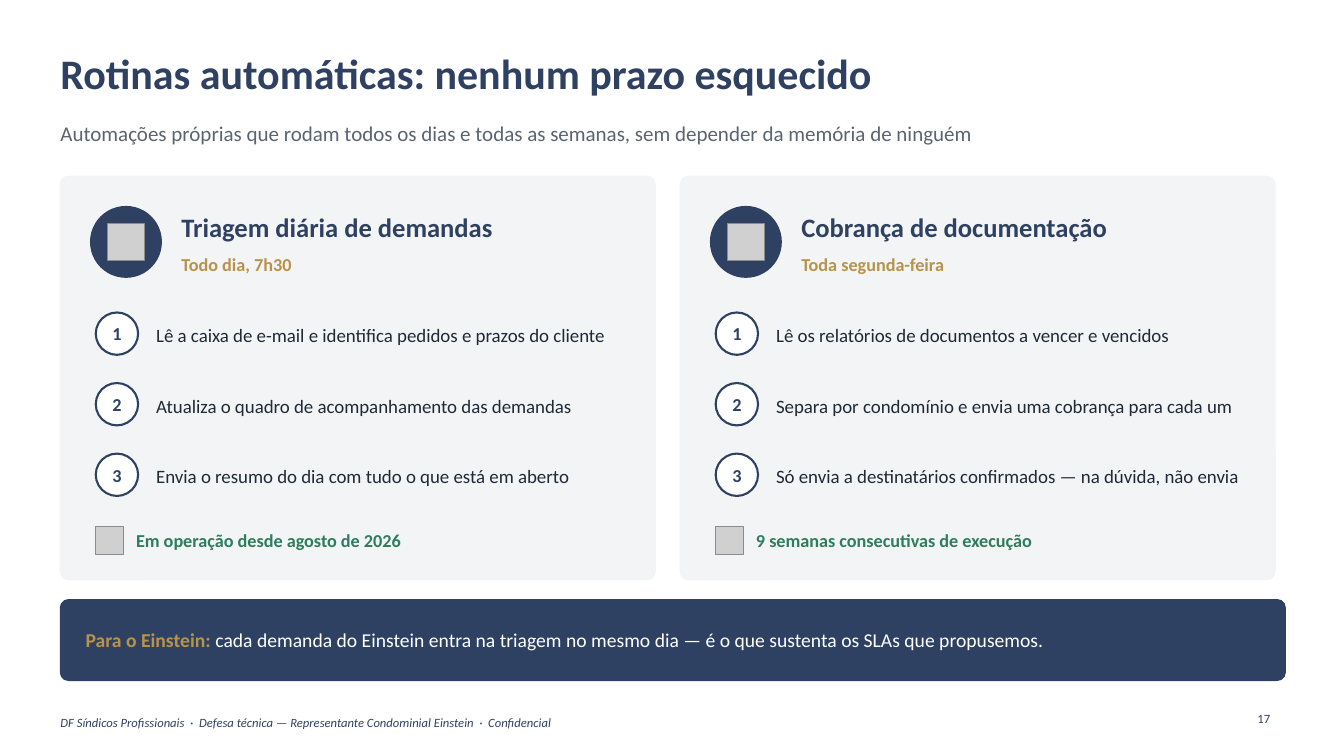
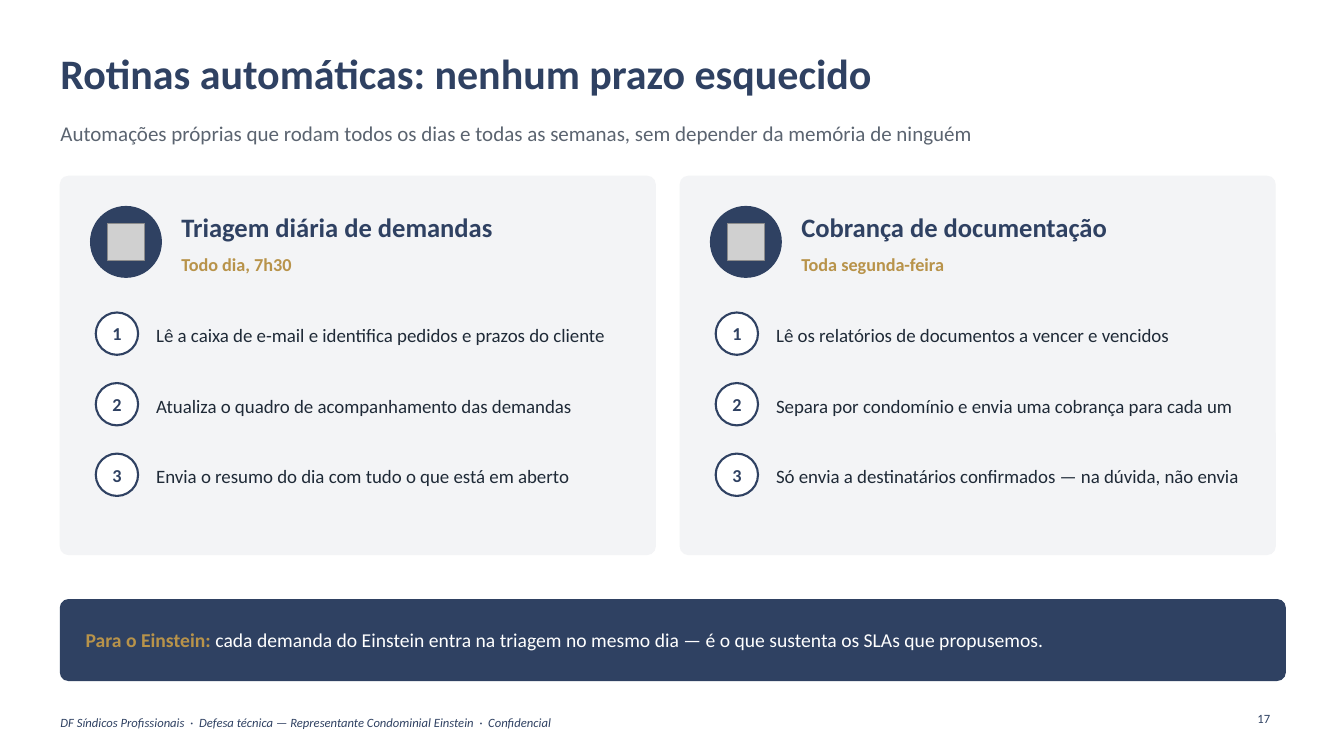
Before and after one commit to caiogavioli/Brainstorm, a slide deck: slide 17 of entregas/apresentacao-13-10/DF_Apresentacao_Einstein_13-10.pptx. Drawn at 1344x756 pixels with LibreOffice and Linux fonts; fonts in the diff are those of the drawing; grey boxes stand for pictures; background and template pictures are left out. Boxes give left, top, right and bottom in pixels: in the first picture for what was removed or moved away, otherwise in the second. Text is boxed around its words. In the diff, an @@ line names an element or a change of style, - is before the commit and + after.

```diff
--- a/entregas/apresentacao-13-10/DF_Apresentacao_Einstein_13-10.pptx
+++ b/entregas/apresentacao-13-10/DF_Apresentacao_Einstein_13-10.pptx
@@ rounded rectangle: place and size @@
-rounded rectangle at (60, 176, 655, 580)
+rounded rectangle at (60, 176, 655, 555)
@@ rounded rectangle at (60, 176, 655, 555): proportions changed @@
@@ rounded rectangle at (681, 176, 1275, 555): proportions changed @@
@@ rounded rectangle: place and size @@
-rounded rectangle at (681, 176, 1275, 580)
+rounded rectangle at (681, 176, 1275, 555)
@@ picture removed at (96, 526, 124, 555) @@
@@ text removed at (136, 534, 401, 550) @@
-Em operação desde agosto de 2026
@@ picture removed at (716, 526, 744, 555) @@
@@ text removed at (756, 534, 1031, 550) @@
-9 semanas consecutivas de execução
```
Also in this commit, not shown: 1 other slide changed, 9 other files.
